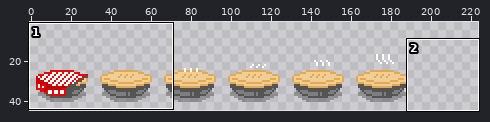
Sprite sheet, stored at data/pie.png. The first picture is a wide view before the edit; the outline marks the close-up.
Close-up. Old version:
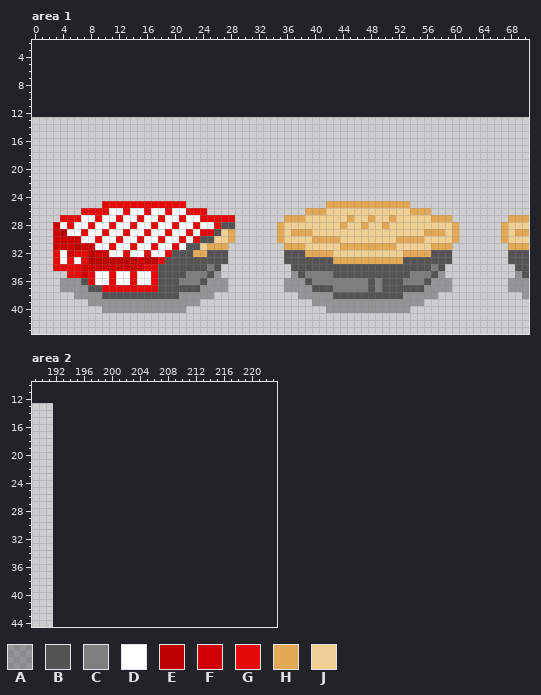
The file is 192x32 pixels. Shown: area 1: x 0..70, y 2..43; area 2: x 189..223, y 10..44. The old version is drawn lined up with the new one, on the new canvas. The wide view leaves out empty margins. The commit also changed other parts of the picture, which this record leaves out.
Palette (. is transparent): A #3a3a3a63  B #545454  C #7e7e7e  D #ffffff  E #bd0000  F #ce0000  G #e50909  H #e2a856  J #f0cf94
Pixels before, area 1 (only the part around the change), first column x 0:
 2 .......................................................................
 3 .......................................................................
 4 .......................................................................
 5 .......................................................................
 6 .......................................................................
 7 .......................................................................
 8 .......................................................................
 9 .......................................................................
10 .......................................................................
11 .......................................................................
12 .......................................................................
13 .......................................................................
14 .......................................................................
15 .......................................................................
16 .......................................................................
17 .......................................................................
18 .......................................................................
19 .......................................................................
20 .......................................................................
21 .......................................................................
22 .......................................................................
23 .......................................................................
24 .......................................................................
25 ..........GGGGGGGGGGGG....................HHHHHHHHHHHH.................
26 .......GGGGDDGDDGDDGDDGGG..............HHHJJJJJJJJJJJJHHH..............
27 ....GGGDDGDDGDDGDDGDDGDDGGGGG.......HHHJJJJJJHJJHJJHJJJJJHHH........HHH
28 ...FDGDDGDDGDDGDDGDDGDDGDDGBB......HJJJJJJJJHJJHJJHJJJJJJJJJH......HJJJ
29 ...FEDDGDDGDDGDDGDDGDDGDGGBJH......HJHHHJJJJJJJJJJJJJJJJHHHJH......HJHH
30 ...FFFFDDGDDGDDGDDGDDGDGBBJJH......HJJJJHHHHJJJJJJJJHHHHJJJJH......HJJJ
31 ...FFFEFFDDGDDGDDGDDGDBBJHHH........HHHJJJJJHHHHHHHHJJJJJHHH........HHH
32 ...GDFGGEFFDDGDDGDDGBBBHHBBB........BBBHHHHJJJJJJJJJJHHHHBBB........BBB
33 ...GDGDGEEEEEEEFEEGBBBBBBBBB........BBBBBBBHHHHHHHHHHBBBBBBB........BBB
34 ...GGGGFFFFFFFFFGGBBBBBBBCB..........BBBBBBBBBBBBBBBBBBBBCB..........BB
35 .....GGFGDDGDDGDDGBBBBCCCBA..........ABCCCCBBBBBBBBBBBCCCBA..........AB
36 ....AAABGDDGDDGDDGBBBCCCBAAA........AAABCCCCCCCCBCBBBCCCBAAA........AAA
37 ....AAAABBGGGGGGGGBBBBBBAAAA........AAAABBBCCCCCBCBBBBBBAAAA........AAA
38 ......AAAABBBBBBBBBBBAAAAA............AAAAABBBBBBBBBBAAAAA............A
39 ........AAAAAAAAAAAAAAAA................AAAAAAAAAAAAAAAA...............
40 ..........AAAAAAAAAAAA....................AAAAAAAAAAAA.................
41 .......................................................................
42 .......................................................................
New version:
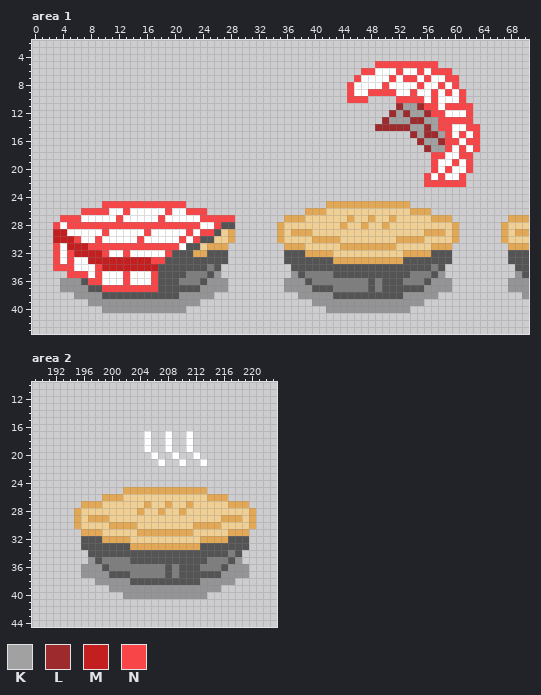
Colours new in this view: K #a1a1a1  L #9d2b2e  M #c31f21  N #f84548
Diff:
canvas 192x32 -> 224x45, the old top-left corner now at 0,13
Area 1:
y 5: x 49..57 ......... -> NNNNNNNNN
y 6: x 47..59 ............. -> NNDDDNDDNDNNN
y 7: x 46..60 ............... -> NDDDDNDNNDNDDNN
y 8: x 45..60 ................ -> NDDDDNDDDDNDDNDN
y 9: x 45..61 ................. -> NDDNNNNDDNDDNDNDN
y 10: x 45..47 ... -> NNN; x 52..61 .......... -> NNNNDNDDDN
y 11: x 52..62 ........... -> LKKLNNDNNNN
y 12: x 51..62 ............ -> LKLKKLNNDDDN
y 13: x 50..62 ............. -> LKKKLLKKNNNNN
y 14: x 49..63 ............... -> LLLLLKKLKNNDDNN
y 15: x 54..63 .......... -> LKLLKNDNDN
y 16: x 55..63 ......... -> LKKLNNDNN
y 17: x 56..63 ........ -> LKKNDNDN
y 18: x 57..62 ...... -> NNDDNN
y 19: x 57..62 ...... -> NDDNDN
y 20: x 57..62 ...... -> NDNDDN
y 21: x 56..61 ...... -> NDNDDN
y 22: x 56..61 ...... -> NNNNNN
y 25: x 10..21 GGGGGGGGGGGG -> NNNNNNNNNNNN
y 26: x 7..10 GGGG -> NNNN; x 13 G -> N; x 16 G -> D; x 19 G -> N; x 22..24 GGG -> NNN
y 27: x 4..6 GGG -> NNN; x 9 G -> D; x 12 G -> N; x 15 G -> D; x 18 G -> N; x 21 G -> D; x 24..28 GGGGG -> NNNNN
y 28: x 3 F -> N; x 5..23 GDDGDDGDDGDDGDDGDDG -> NNNNNNNNNNNNNNNNNNN; x 26 G -> N
y 29: x 3..4 FE -> MM; x 7 G -> D; x 10 G -> N; x 13 G -> D; x 16 G -> N; x 19 G -> D; x 22 G -> N; x 24..25 GG -> NN
y 30: x 3..6 FFFF -> MMMN; x 9 G -> N; x 12 G -> D; x 15 G -> N; x 18 G -> D; x 21 G -> N; x 23 G -> N
y 31: x 3..20 FFFEFFDDGDDGDDGDDG -> NDMMMNNNNNNNNNNNNN
y 32: x 3 G -> N; x 5..10 FGGEFF -> NMMMMN; x 13 G -> N; x 16 G -> D; x 19 G -> N
y 33: x 3 G -> N; x 5 G -> N; x 7..18 GEEEEEEEFEEG -> DMMMMMMMMMNN
y 34: x 3..17 GGGGFFFFFFFFFGG -> NNNDDDNMMMMMMMM
y 35: x 5..9 GGFGD -> NNNDN; x 11 G -> D; x 13..14 DG -> ND; x 17 G -> N
y 36: x 8..9 GD -> NN; x 11 G -> D; x 13..14 DG -> ND; x 17 G -> N
y 37: x 10..17 GGGGGGGG -> NNNNNNNN
Area 2:
y 17..19: x 205 . -> D; x 208 . -> D; x 211 . -> D
y 20: x 206 . -> D; x 209 . -> D; x 212 . -> D
y 21: x 207 . -> D; x 210 . -> D; x 213 . -> D
y 25: x 202..213 ............ -> HHHHHHHHHHHH
y 26: x 199..216 .................. -> HHHJJJJJJJJJJJJHHH
y 27: x 196..219 ........................ -> HHHJJJJJJHJJHJJHJJJJJHHH
y 28: x 195..220 .......................... -> HJJJJJJJJHJJHJJHJJJJJJJJJH
y 29: x 195..220 .......................... -> HJHHHJJJJJJJJJJJJJJJJHHHJH
y 30: x 195..220 .......................... -> HJJJJHHHHJJJJJJJJHHHHJJJJH
y 31: x 196..219 ........................ -> HHHJJJJJHHHHHHHHJJJJJHHH
y 32: x 196..219 ........................ -> BBBHHHHJJJJJJJJJJHHHHBBB
y 33: x 196..219 ........................ -> BBBBBBBHHHHHHHHHHBBBBBBB
y 34: x 197..218 ...................... -> BBBBBBBBBBBBBBBBBBBBCB
y 35: x 197..218 ...................... -> ABCCCCBBBBBBBBBBBCCCBA
y 36: x 196..219 ........................ -> AAABCCCCCCCCBCBBBCCCBAAA
y 37: x 196..219 ........................ -> AAAABBBCCCCCBCBBBBBBAAAA
y 38: x 198..217 .................... -> AAAAABBBBBBBBBBAAAAA
y 39: x 200..215 ................ -> AAAAAAAAAAAAAAAA
y 40: x 202..213 ............ -> AAAAAAAAAAAA
